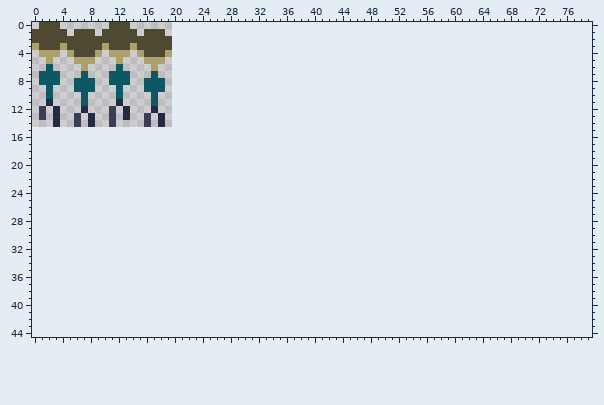
Sprite sheet, stored at res/player_spritesheet.png. The first picture shows the starting point.
The file is 20x15 pixels. The old version is drawn lined up with the new one, on the new canvas.
The result:
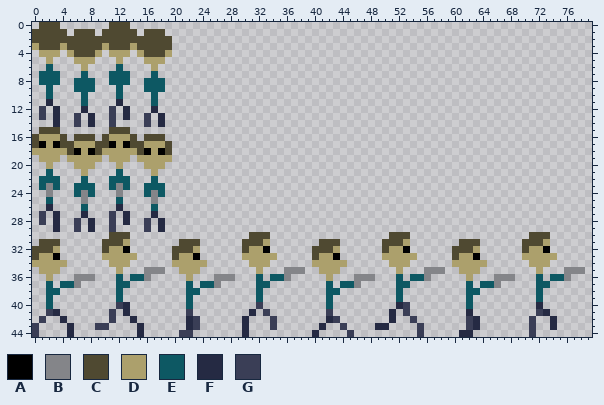
Palette (. is transparent): A #000000  B #848589  C #4f4931  D #aca06c  E #0d5863  F #252a43  G #3a3e56
The edit:
canvas 20x15 -> 80x45
Colour A is added in row 17 at x 1, 3, 11 and 13; in row 18 at x 6, 8, 16 and 18; in row 32 at x 13, 33, 53 and 73; in row 33 at x 3, 23, 43 and 63.
Colour B is added in row 23 at x 2 and 12; in row 24 at x 2, 7, 12 and 17; in row 25 at x 7 and 17; in row 35 at x 16 to 18, 36 to 38, 56 to 58 and 76 to 78; in row 36 at x 6 to 8, 16, 26 to 28, 36, 46 to 48, 56, 66 to 68 and 76; in row 37 at x 6, 26, 46 and 66.
Colour C is added in row 15 at x 1 to 3 and 11 to 13; in row 16 at x 0, 4, 6 to 8, 10, 14 and 16 to 18; in row 17 at x 0, 4 to 5, 9 to 10, 14 to 15 and 19; in row 18 at x 5, 9, 15 and 19; in row 30 at x 11 to 13, 31 to 33, 51 to 53 and 71 to 73; in row 31 at x 1 to 3, 10 to 12, 21 to 23, 30 to 32, 41 to 43, 50 to 52, 61 to 63 and 70 to 72.
Colour C is added in row 32 at x 0 to 2, 10, 20 to 22, 30, 40 to 42, 50, 60 to 62 and 70; in row 33 at x 0, 20, 40 and 60.
Colour D is added in row 16 at x 1 to 3 and 11 to 13; in row 17 at x 2, 6 to 8, 12 and 16 to 18; in row 18 at x 0 to 4, 7, 10 to 14 and 17; in row 19 at x 1 to 3, 5 to 9, 11 to 13 and 15 to 19; in row 20 at x 2, 6 to 8, 12 and 16 to 18; in row 21 at x 7 and 17.
Colour D is added in row 31 at x 13, 33, 53 and 73; in row 32 at x 3, 11 to 12, 23, 31 to 32, 43, 51 to 52, 63 and 71 to 72; in row 33 at x 1 to 2, 10 to 14, 21 to 22, 30 to 34, 41 to 42, 50 to 54, 61 to 62 and 70 to 74; in row 34 at x 0 to 4, 11 to 13, 20 to 24, 31 to 33, 40 to 44, 51 to 53, 60 to 64 and 71 to 73; in row 35 at x 1 to 3, 12, 21 to 23, 32, 41 to 43, 52, 61 to 63 and 72; in row 36 at x 2, 22, 42 and 62.
Colour E is added in row 21 at x 2 and 12; in row 22 at x 1 to 3, 7, 11 to 13 and 17; in row 23 at x 1, 3, 6 to 8, 11, 13 and 16 to 18; in row 24 at x 6, 8, 16 and 18; in row 25 at x 2 and 12; in row 26 at x 7 and 17.
Colour E is added in row 36 at x 12, 14 to 15, 32, 34 to 35, 52, 54 to 55, 72 and 74 to 75; in row 37 at x 2, 4 to 5, 12 to 13, 22, 24 to 25, 32 to 33, 42, 44 to 45, 52 to 53, 62, 64 to 65 and 72 to 73; in row 38 at x 2 to 3, 12, 22 to 23, 32, 42 to 43, 52, 62 to 63 and 72; in row 39 at x 2, 12, 22, 32, 42, 52, 62 and 72; in row 40 at x 2, 22, 42 and 62.
Colour F is added in row 26 at x 2 and 12; in row 27 at x 3, 7, 13 and 17; in row 28 at x 3, 8, 13 and 18; in row 29 at x 3, 8 and 18; in row 40 at x 13, 52 and 72; in row 41 at x 3, 13, 31, 51, 62 and 73.
Colour F is added in row 42 at x 4, 14, 22, 30, 42, 51, 63 and 74; in row 43 at x 5, 15, 22, 30, 41, 49 to 50, 63 and 74; in row 44 at x 5, 15, 30, 40 and 61 to 62.
Colour G is added in row 27 at x 1 and 11; in row 28 at x 1, 6, 11 and 16; in row 29 at x 6, 11 and 16; in row 40 at x 12, 32 and 53; in row 41 at x 2, 11, 22, 33, 42, 53 and 72; in row 42 at x 1, 11, 23, 34, 43, 54, 62 and 71.
Colour G is added in row 43 at x 0, 9 to 10, 23, 34, 44, 55, 62 and 71; in row 44 at x 0, 21 to 22, 45, 55 and 71.
